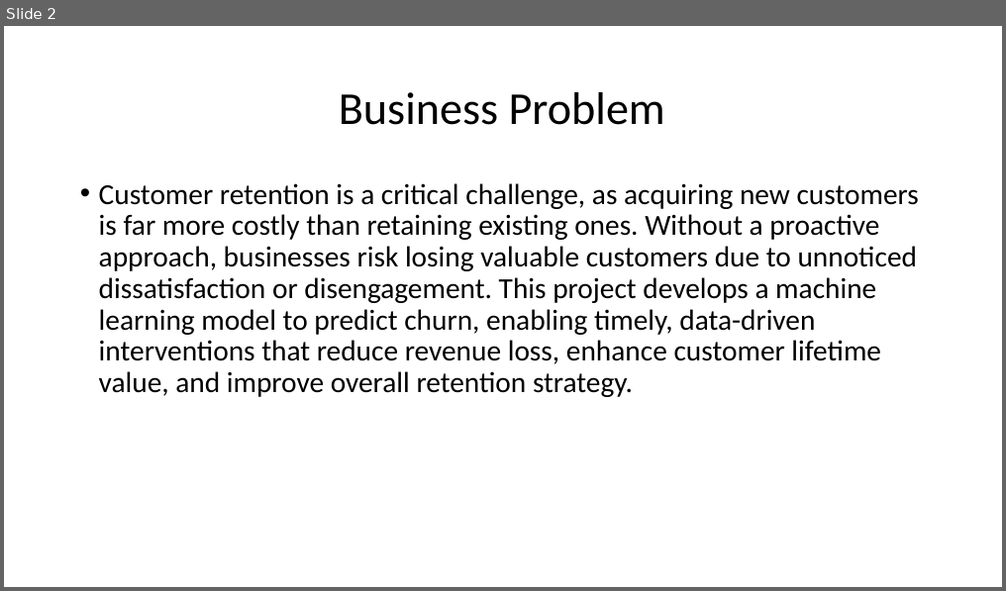
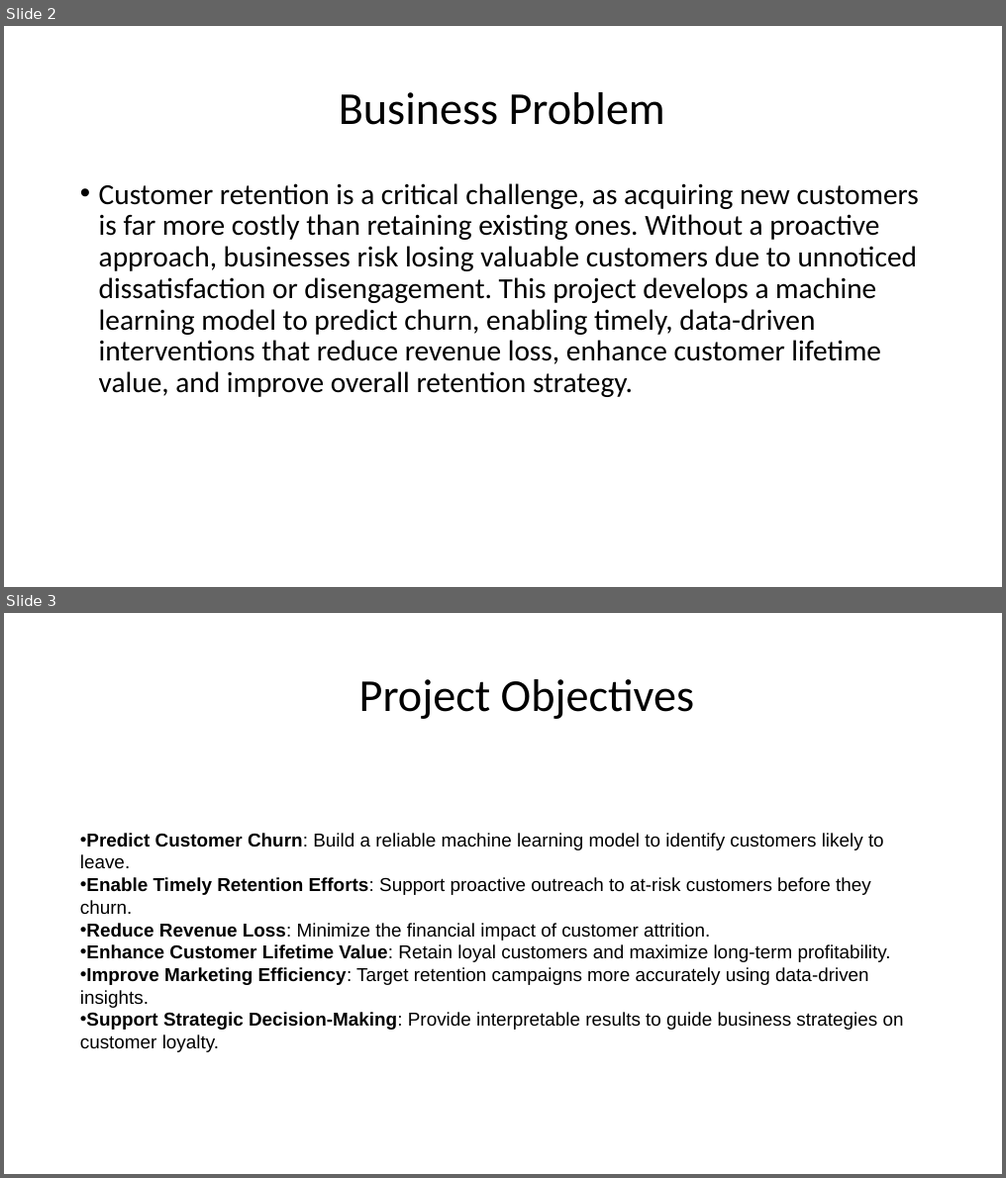
Before and after one commit to KabiraKabira7/customer_churn_modelling_phase_3_project, a slide deck: presentation.pdf.pptx. Shown one above the other, each under a label of ours: slide 2 before the commit, slides 2 and 3 after it. The pictures are 1006x591 and 1006x1178 pixels, drawn with LibreOffice and Linux fonts; fonts in the diff are those of the drawing. Boxes give left, top, right and bottom in pixels: in the first picture for what was removed or moved away, otherwise in the second. Text is boxed around its words. In the diff, an @@ line names an element or a change of style, - is before the commit and + after.

```diff
--- a/presentation.pdf.pptx
+++ b/presentation.pdf.pptx
@@ slide 3 added at <box>4,613,1002,1174</box>, background #FFFFFF @@
@@ title added at <box>359,679,695,719</box>, 44 pt, text #000000 @@
+Project Objectives
@@ text added at <box>80,833,904,1053</box>, 18 pt, text #000000 @@
+• Predict Customer Churn: Build a reliable machine learning model to identify customers likely to leave.
+• Enable Timely Retention Efforts: Support proactive outreach to at-risk customers before they churn.
+• Reduce Revenue Loss: Minimize the financial impact of customer attrition.
+• Enhance Customer Lifetime Value: Retain loyal customers and maximize long-term profitability.
+• Improve Marketing Efficiency: Target retention campaigns more accurately using data-driven insights.
+• Support Strategic Decision-Making: Provide interpretable results to guide business strategies on customer loyalty.
```
Also in this commit, not shown: 1 slide removed, 1 other file.
